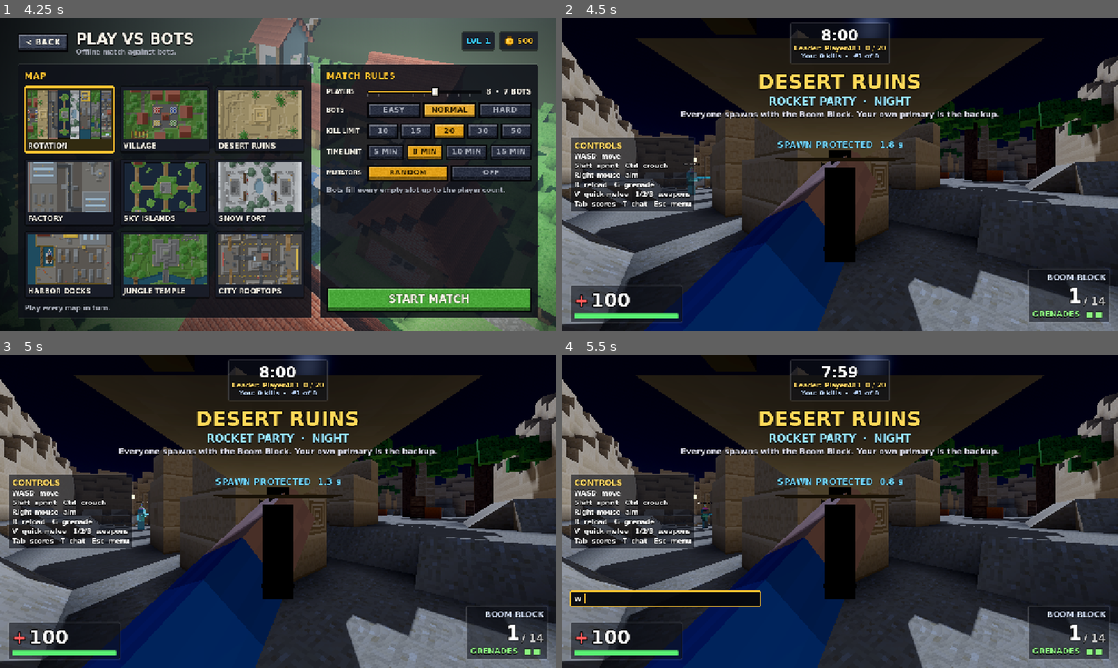
Above: before the commit, frames 1-4 (two rows, left to right).
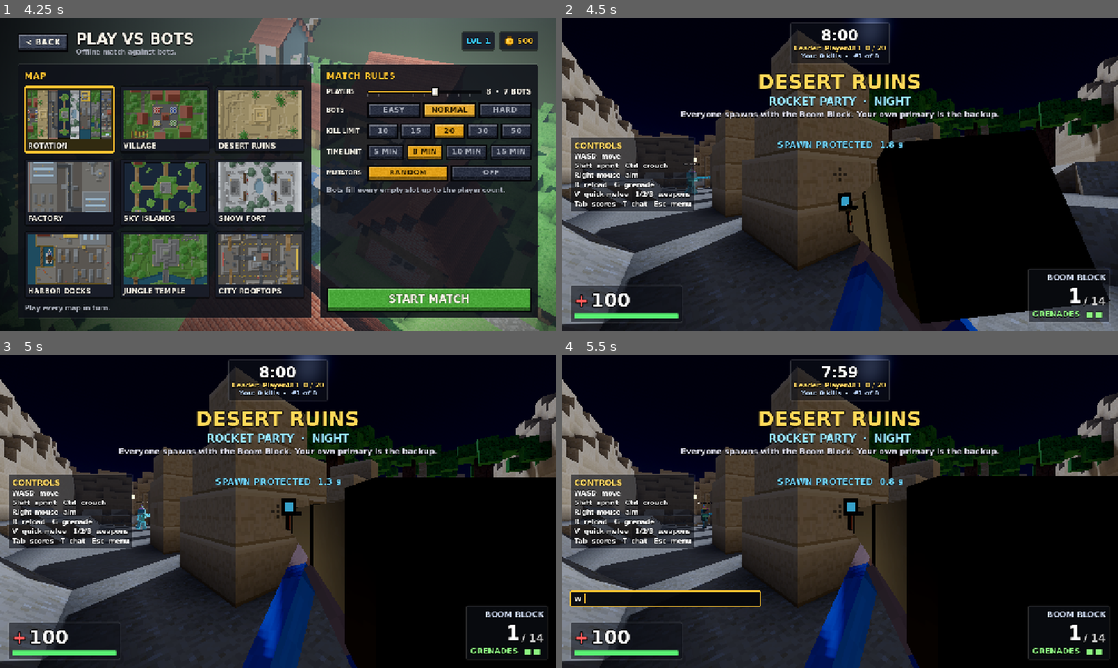
Above: after the commit, the same moments.

Repository: SubToFeralsloth11/timbum
Game: Godot game, scene res://scenes/main_menu.tscn
Same seed, same stepped clock (60 frames per second), same inputs: the game is played once before the commit and once after it.
Inputs (mouse positions are in pixels of both pictures, inside the frame that each line leads up to):
- Up to frame 1 (4.25 s): click "PLAY VS BOTS" at 0.5 s; click "EASY" at 1.25 s; click "EASY" at 2 s; click "NORMAL" at 2.75 s; click "NORMAL" at 3.5 s
- Up to frame 2 (4.5 s): click "START MATCH" at 4.25 s
- Up to frame 3 (5 s): no input
- Up to frame 4 (5.5 s): tap Enter at 5 s; move the mouse to (867, 511) at 5.02 s; hold W (move_forward) from 5.03 s (still down); hold Right mouse button (aim) from 5.03 s (still down); click (867, 511) at 5.17 s; tap Space (jump) at 5.27 s; tap Ctrl (crouch) at 5.3 s

Frame 1 is identical in both runs. In frame 2, 39% of the frame differs, in the area x 13-99%, y 6-100%; in frame 3, 43%, in the area x 13-100%, y 6-100%; in frame 4, 43%.
Error before the commit: Invalid call. Nonexistent function 'set_motion' in base 'Node3D (Avatar)'. (res://scripts/game/player.gd:1244)

Commit message:
Rework first- and third-person animations
Knife slashes now wind up and whip across with a blade trail, alternating fore/backhand; gun quick melee is a stock bash. Viewmodel gains sprint roll, strafe tilt, breathing, landing dip, throw and grapple poses. Avatars slide, peek, strafe, walk backwards, sprint with the gun low, slash, throw, and fall in varied directions.

Diff:
--- a/scripts/game/viewmodel.gd
+++ b/scripts/game/viewmodel.gd
@@ -75,9 +75,38 @@
 	"sniper": [Vector3(0, -0.012, -0.1), Vector3(0.032, 0.048, 0.066), 0.0, Color(0.36, 0.38, 0.42), Vector3.DOWN],
 	"shotgun": [Vector3(0, 0.0, -0.12), Vector3(0.02, 0.02, 0.055), 0.0, Color(0.75, 0.12, 0.1), Vector3.DOWN],
 	"rocket": [Vector3(0, 0.1, 0.32), Vector3(0.08, 0.08, 0.22), 0.0, Color(0.7, 0.15, 0.12), Vector3.BACK],
+	"machine_pistol": [Vector3(0, -0.1, 0.022), Vector3(0.026, 0.14, 0.034), -0.18, Color(0.36, 0.38, 0.42), Vector3.DOWN],
+	"burst_pistol": [Vector3(0, -0.062, 0.016), Vector3(0.026, 0.09, 0.032), -0.2, Color(0.36, 0.38, 0.42), Vector3.DOWN],
+	"suppressed": [Vector3(0, -0.058, 0.015), Vector3(0.022, 0.08, 0.028), -0.22, Color(0.36, 0.38, 0.42), Vector3.DOWN],
+	"sawed_off": [Vector3(0, 0.05, -0.02), Vector3(0.045, 0.022, 0.05), 0.0, Color(0.75, 0.12, 0.1), Vector3.BACK],
+	"dmr": [Vector3(0, -0.04, -0.11), Vector3(0.03, 0.08, 0.06), 0.0, Color(0.36, 0.38, 0.42), Vector3.DOWN],
+	"burst_rifle": [Vector3(0, -0.035, 0.09), Vector3(0.03, 0.09, 0.05), 0.15, Color(0.36, 0.38, 0.42), Vector3.DOWN],
 }
 ## Where the left hand goes to fetch a new magazine (arms space; below the screen edge).
 const HAND_OFFSCREEN := Vector3(-0.08, -0.4, 0.05)
+## Knife slash timing (s): wind-up, then the fast strike, then recovery.
+const SLASH_TIME := 0.42
+const SLASH_WINDUP := 0.22
+const SLASH_STRIKE := 0.5
+const BASH_TIME := 0.4
+const THROW_TIME := 0.5
+## Knife slash keyframes (pivot offset, pivot rotation) for a forehand from the upper right to
+## the lower left; backhands mirror them.
+const SLASH_START := [Vector3(0.07, 0.07, 0.05), Vector3(0.35, -0.55, -0.55)]
+const SLASH_END := [Vector3(-0.24, -0.11, -0.1), Vector3(-0.55, 0.95, 0.95)]
+const TRAIL_POINTS := 10
+
+const TRAIL_SHADER := """
+shader_type spatial;
+render_mode unshaded, blend_add, cull_disabled, depth_draw_never, shadows_disabled;
+void vertex() {
+	POSITION = PROJECTION_MATRIX * MODELVIEW_MATRIX * vec4(VERTEX, 1.0);
+	POSITION.z = mix(POSITION.w, POSITION.z, 0.03);
+}
+void fragment() {
+	ALBEDO = vec3(0.85, 0.92, 1.0) * COLOR.a * 0.9;
+}
+"""
 
 var _pivot: Node3D
 var _arms: ViewmodelArms
@@ -98,6 +127,26 @@
 var _reload_len := 0.0
 var _draw_t := 0.0
 var _melee_t := 0.0
+var _melee_len := SLASH_TIME
+var _melee_knife := true
+## +1 forehand, -1 backhand; knife slashes alternate.
+var _slash_side := 1.0
+var _throw_t := 0.0
+var _land_kick := 0.0
+var _air_vy := 0.0
+var _was_floor := true
+var _breath_t := 0.0
+var _strafe := 0.0
+var _kick_roll := 0.0
+var _slide_blend := 0.0
+var _grapple_blend := 0.0
+var _trail: MeshInstance3D
+var _trail_mesh: ImmediateMesh
+## Recent blade tip and base positions (viewmodel space) while a slash is cutting.
+var _trail_tips: Array[Vector3] = []
+var _trail_bases: Array[Vector3] = []
+## True while a throw or the grapple has moved the left hand off the gun.
+var _off_hand_used := false
 var _flash_t := 0.0
 var _sprint_blend := 0.0
 var _mag_prop: MeshInstance3D
@@ -135,6 +184,18 @@
 	_flash_light.shadow_enabled = false
 	add_child(_flash_light)
 
+	_trail_mesh = ImmediateMesh.new()
+	_trail = MeshInstance3D.new()
+	_trail.name = "SlashTrail"
+	_trail.mesh = _trail_mesh
+	var tmat := ShaderMaterial.new()
+	var tsh := Shader.new()
+	tsh.code = TRAIL_SHADER
+	tmat.shader = tsh
+	_trail.material_override = tmat
+	_trail.cast_shadow = GeometryInstance3D.SHADOW_CASTING_SETTING_OFF
+	add_child(_trail)
+
 
 func set_weapon(wid: String) -> void:
 	if wid == _weapon:
@@ -169,11 +230,14 @@
 
 func play_fire(kick_deg: float) -> void:
 	_kick = minf(_kick + 0.35 + kick_deg * 0.12, 1.4)
+	_kick_roll = clampf(_kick_roll + randf_range(-0.06, 0.06) * (1.0 + kick_deg * 0.2), -0.18, 0.18)
 	_flash_t = 0.05
-	_flash.visible = true
+	# A suppressor swallows the flash.
+	var suppressed: bool = Data.WEAPONS[_weapon].get("suppressed", false)
+	_flash.visible = not suppressed
 	_flash.rotation.z = randf() * TAU
 	_flash.scale = Vector3.ONE * randf_range(0.8, 1.25)
-	_flash_light.light_energy = 2.2
+	_flash_light.light_energy = 0.3 if suppressed else 2.2
 
 
 func play_reload(length: float) -> void:
@@ -246,8 +310,19 @@
 	_hand_busy = true
 
 
+## Knife: an alternating fore/backhand slash with a blade trail. Anything else: a short
+## stock bash with the gun.
 func play_melee(_quick: bool) -> void:
-	_melee_t = 0.32
+	_melee_knife = _weapon == "knife"
+	_melee_len = SLASH_TIME if _melee_knife else BASH_TIME
+	_melee_t = _melee_len
+	_slash_side = -_slash_side
+	_trail_tips.clear()
+	_trail_bases.clear()
+
+
+func play_throw() -> void:
+	_throw_t = THROW_TIME
 
 
 func play_draw() -> void:
@@ -259,26 +334,58 @@
 	_sway_smooth = _sway_smooth.lerp(_sway, minf(1.0, delta * 12.0))
 	_sway = _sway.lerp(Vector2.ZERO, minf(1.0, delta * 10.0))
 	_kick = move_toward(_kick, 0.0, delta * 6.0)
+	_kick_roll = move_toward(_kick_roll, 0.0, delta * 1.5)
 	_reload_t = maxf(0.0, _reload_t - delta)
 	_draw_t = maxf(0.0, _draw_t - delta)
 	_melee_t = maxf(0.0, _melee_t - delta)
+	_throw_t = maxf(0.0, _throw_t - delta)
+	_land_kick = move_toward(_land_kick, 0.0, delta * 4.0)
+	_breath_t += delta
 	_sprint_blend = move_toward(_sprint_blend, 1.0 if p.sprinting else 0.0, delta * 6.0)
-	if p.on_floor_visual:
+	_slide_blend = move_toward(_slide_blend, 1.0 if p.sliding else 0.0, delta * 7.0)
+	_grapple_blend = move_toward(_grapple_blend, 1.0 if p.grappling else 0.0, delta * 8.0)
+	var local_vel := Basis(Vector3.UP, p.yaw).inverse() * p.velocity
+	_strafe = lerpf(_strafe, clampf(local_vel.x / Player.SPRINT_SPEED, -1.0, 1.0), minf(1.0, delta * 8.0))
+	# Landing dips the gun in proportion to how hard the player came down.
+	if p.on_floor_visual and not _was_floor:
+		_land_kick = clampf(-_air_vy / 14.0, 0.0, 1.0)
+	if not p.on_floor_visual:
+		_air_vy = p.velocity.y
+	_was_floor = p.on_floor_visual
+	if p.on_floor_visual and not p.sliding:
 		_bob_t += delta * p.anim_speed * 1.55
-	var speed_k := clampf(p.anim_speed / Player.WALK_SPEED, 0.0, 1.5) * (1.0 if p.on_floor_visual else 0.3)
+	var speed_k := clampf(p.anim_speed / Player.WALK_SPEED, 0.0, 1.5) * (1.0 if p.on_floor_visual and not p.sliding else 0.3)
 
 	var pos := HIP_POS.lerp(_ads_pos, ads)
 	var rot := Vector3.ZERO
-	var bob_amt := (1.0 - ads * 0.9) * speed_k
+	# Walk bob traces a figure eight; sprinting swings it wider and rolls the gun with each step.
+	var bob_amt := (1.0 - ads * 0.9) * speed_k * (1.0 + 0.8 * _sprint_blend)
 	pos += Vector3(sin(_bob_t) * 0.012, -absf(cos(_bob_t)) * 0.014, 0.0) * bob_amt
+	rot.z += sin(_bob_t) * 0.025 * bob_amt * _sprint_blend
+	rot.x += absf(cos(_bob_t)) * 0.02 * bob_amt * _sprint_blend
+	# Idle breathing, mostly hidden when aiming.
+	var breath := (1.0 - ads * 0.85) * (1.0 - minf(speed_k, 1.0))
+	pos.y += sin(_breath_t * 1.7) * 0.003 * breath
+	rot.x += sin(_breath_t * 1.7 + 0.6) * 0.006 * breath
 	var sway_amt := 1.0 - ads * 0.75
 	pos += Vector3(-_sway_smooth.x, _sway_smooth.y, 0.0) * 0.00035 * sway_amt
 	rot += Vector3(-_sway_smooth.y, -_sway_smooth.x, 0.0) * 0.0009 * sway_amt
+	# Strafing leans the gun into the direction of travel.
+	rot.z -= _strafe * 0.07 * (1.0 - ads * 0.7)
+	pos.x -= _strafe * 0.008 * (1.0 - ads)
 	pos.z += _kick * 0.045
 	rot.x += _kick * (0.05 if ads > 0.5 else 0.11)
+	rot.z += _kick_roll * _kick
 	rot += SPRINT_ROT * _sprint_blend
 	pos += Vector3(-0.04, -0.03, 0.02) * _sprint_blend
-	if p.crouching:
+	# Sliding: gun tucked and canted; grappling: gun lowered while the off hand holds the line.
+	rot += Vector3(0.12, 0.25, 0.45) * _slide_blend * (1.0 - ads)
+	pos += Vector3(-0.03, -0.025, 0.02) * _slide_blend * (1.0 - ads)
+	rot += Vector3(-0.25, 0.1, -0.15) * _grapple_blend
+	pos += Vector3(0.02, -0.06, 0.04) * _grapple_blend
+	pos.y -= _land_kick * 0.045
+	rot.x -= _land_kick * 0.09
+	if p.crouching and not p.sliding:
 		rot.z += 0.06 * (1.0 - ads)
 	if _reload_t > 0.0:
 		var u := 1.0 - _reload_t / _reload_len
@@ -293,20 +400,34 @@
 	elif _hand_busy:
 		stop_reload()
 	if _draw_t > 0.0:
+		# Weapon swings up from below with a twist.
 		var d := _draw_t / 0.3
 		pos.y -= d * d * 0.28
 		rot.x -= d * 0.6
+		rot.z += d * d * 0.5
 	if _melee_t > 0.0:
-		var m := sin((1.0 - _melee_t / 0.32) * PI)
-		if _weapon == "knife":
-			rot += Vector3(-0.5, 0.9, 0.7) * m
-			pos += Vector3(-0.1, 0.03, -0.12) * m
+		var u := 1.0 - _melee_t / _melee_len
+		if _melee_knife:
+			var pose := _slash_pose(u)
+			pos += pose[0]
+			rot += pose[1]
 		else:
-			pos += Vector3(-0.06, 0.02, -0.16) * m
-			rot.y += 0.5 * m
+			# Stock bash: pull back and cant, then a hard jab forward and back.
+			var back := smoothstep(0.0, 0.25, u) * (1.0 - smoothstep(0.25, 0.4, u))
+			var jab := smoothstep(0.25, 0.4, u) * (1.0 - smoothstep(0.55, 1.0, u))
+			pos += Vector3(0.03, 0.0, 0.06) * back + Vector3(-0.08, 0.04, -0.2) * jab
+			rot += Vector3(0.15, -0.3, 0.3) * back + Vector3(-0.1, 0.55, -0.4) * jab
+	if _throw_t > 0.0:
+		# Gun drops out of the way while the off hand throws.
+		var u := 1.0 - _throw_t / THROW_TIME
+		var e := smoothstep(0.0, 0.2, u) * (1.0 - smoothstep(0.7, 1.0, u))
+		pos += Vector3(0.06, -0.14, 0.06) * e
+		rot += Vector3(-0.5, -0.2, -0.3) * e
 	_pivot.position = pos
 	_pivot.rotation = rot
 	_pivot.visible = not (_scoped and ads > 0.85)
+	_animate_off_hand()
+	_update_trail()
 
 	if _flash_t > 0.0:
 		_flash_t -= delta
@@ -318,6 +439,90 @@
 			_flash_light.light_energy = 0.0
 	if _scoped and ads > 0.85:
 		_flash.visible = false
+
+
+## Knife slash at progress `u` (0..1): [pivot offset, pivot rotation]. Eases up to the wind-up
+## pose, whips through to the follow-through pose fast, then settles back to rest.
+func _slash_pose(u: float) -> Array:
+	var mirror := Vector3(_slash_side, 1.0, 1.0)
+	var rot_mirror := Vector3(1.0, _slash_side, _slash_side)
+	var start_pos: Vector3 = SLASH_START[0] * mirror
+	var start_rot: Vector3 = SLASH_START[1] * rot_mirror
+	var end_pos: Vector3 = SLASH_END[0] * mirror
+	var end_rot: Vector3 = SLASH_END[1] * rot_mirror
+	if u < SLASH_WINDUP:
+		var t := smoothstep(0.0, SLASH_WINDUP, u)
+		return [start_pos * t, start_rot * t]
+	if u < SLASH_STRIKE:
+		var t := (u - SLASH_WINDUP) / (SLASH_STRIKE - SLASH_WINDUP)
+		t = 1.0 - pow(1.0 - t, 3.0)
+		return [start_pos.lerp(end_pos, t), start_rot.lerp(end_rot, t)]
+	var r := 1.0 - smoothstep(SLASH_STRIKE, 1.0, u)
+	return [end_pos * r, end_rot * r]
+
+
+## Off-hand moves that aren't reloads: the throw (hand cocks back, then flings forward) and
+## holding the grapple line.
+func _animate_off_hand() -> void:
+	if _hand_busy:
+		return
+	var hand := Vector3.ZERO
+	var w := 0.0
+	if _throw_t > 0.0:
+		var u := 1.0 - _throw_t / THROW_TIME
+		var cocked := Vector3(-0.2, 0.06, 0.12)
+		var flung := Vector3(-0.06, 0.02, -0.5)
+		if u < 0.35:
+			hand = cocked
+			w = smoothstep(0.0, 0.25, u)
+		elif u < 0.6:
+			hand = cocked.lerp(flung, smoothstep(0.35, 0.55, u))
+			w = 1.0
+		else:
+			hand = flung
+			w = 1.0 - smoothstep(0.6, 1.0, u)
+	elif _grapple_blend > 0.0:
+		hand = Vector3(-0.2, -0.04, -0.38)
+		w = _grapple_blend
+	if w > 0.0:
+		_arms.set_left_hand(hand, w)
+		_off_hand_used = true
+	elif _off_hand_used:
+		_arms.set_left_hand(Vector3.ZERO, 0.0)
+		_off_hand_used = false
+
+
+## Draws a fading ribbon behind the knife's edge while a slash is cutting.
+func _update_trail() -> void:
+	_trail_mesh.clear_surfaces()
+	var cutting := _melee_t > 0.0 and _melee_knife and _muzzle != null
+	if cutting:
+		var u := 1.0 - _melee_t / _melee_len
+		cutting = u > SLASH_WINDUP - 0.02 and u < SLASH_STRIKE + 0.12
+	if cutting:
+		var inv := global_transform.affine_inverse()
+		var tip := inv * _muzzle.global_position
+		var base := inv * _gun.global_transform * Vector3(0, 0.006, -0.08)
+		_trail_tips.append(tip)
+		_trail_bases.append(base)
+		if _trail_tips.size() > TRAIL_POINTS:
+			_trail_tips.pop_front()
+			_trail_bases.pop_front()
+	elif not _trail_tips.is_empty():
+		# Let the ribbon shrink away over a few frames after the cut.
+		_trail_tips.pop_front()
+		_trail_bases.pop_front()
+	var n := _trail_tips.size()
+	if n < 2:
+		return
+	_trail_mesh.surface_begin(Mesh.PRIMITIVE_TRIANGLE_STRIP)
+	for i in n:
+		var a := float(i + 1) / float(n)
+		_trail_mesh.surface_set_color(Color(1, 1, 1, a * a))
+		_trail_mesh.surface_add_vertex(_trail_tips[i])
+		_trail_mesh.surface_set_color(Color(1, 1, 1, a * a * 0.2))
+		_trail_mesh.surface_add_vertex(_trail_bases[i])
+	_trail_mesh.surface_end()
 
 
 ## Replaces each StandardMaterial3D in a subtree with the depth-squashing viewmodel shader.
--- a/scripts/models/avatar.gd
+++ b/scripts/models/avatar.gd
@@ -18,6 +18,10 @@
 const FLASH_TIME := 0.12
 const DEATH_TIME := 0.4
 const HEAD_PITCH_LIMIT := 1.2
+const SLASH_TIME := 0.4
+const THROW_TIME := 0.5
+## Hips height while sliding (the body lies back on one bent leg).
+const SLIDE_HIP := 0.3
 
 var outfit_id := ""
 var hat_id := ""
@@ -63,6 +67,20 @@
 var _twist_target := -0.1
 var _twist := -0.1
 var _support: Variant = null
+## Locomotion extras fed by set_motion(): slide and grapple blends, smoothed lean, and the
+## direction of travel in body space (x right, y forward; zero when standing).
+var _slide := 0.0
+var _sliding := false
+var _lean := 0.0
+var _lean_target := 0.0
+var _move_dir := Vector2.ZERO
+var _grapple := 0.0
+var _grappling := false
+var _sprint := 0.0
+## One-shot actions: seconds left of a knife slash / grenade throw.
+var _slash_left := 0.0
+var _slash_side := 1.0
+var _throw_left := 0.0
 
 
 ## Builds the rig. Called by Models.build_avatar().
@@ -127,20 +145,56 @@
 		_apply_pose()
 
 
+## Movement state beyond speed: sliding, lean (-1..1, left negative), velocity in body space
+## (x right, y forward, m/s) and whether a grapple line is out. Call before animate().
+func set_motion(sliding: bool, lean: float, local_velocity: Vector2, grappling: bool) -> void:
+	_sliding = sliding
+	_lean_target = lean
+	_grappling = grappling
+	var spd := local_velocity.length()
+	_move_dir = local_velocity / spd if spd > 0.3 else Vector2.ZERO
+
+
 ## Advances locomotion: `speed` = horizontal speed in m/s.
 func animate(delta: float, speed: float, on_floor: bool, crouching: bool) -> void:
 	if _dead:
 		return
 	var k := 1.0 - exp(-14.0 * delta)
 	_crouch = move_toward(_crouch, 1.0 if crouching else 0.0, delta * 7.0)
-	_swing = lerpf(_swing, clampf(speed / 4.5, 0.0, 1.2) if on_floor else 0.0, k)
-	_air = lerpf(_air, 0.0 if on_floor else 1.0, k)
+	_slide = move_toward(_slide, 1.0 if _sliding else 0.0, delta * 9.0)
+	_grapple = move_toward(_grapple, 1.0 if _grappling else 0.0, delta * 8.0)
+	_lean = lerpf(_lean, _lean_target, k)
+	_sprint = lerpf(_sprint, clampf((speed - 6.0) / 1.5, 0.0, 1.0) if on_floor and not _sliding else 0.0, k)
+	_swing = lerpf(_swing, clampf(speed / 4.5, 0.0, 1.2) if on_floor and not _sliding else 0.0, k)
+	_air = lerpf(_air, 0.0 if on_floor or _sliding else 1.0, k)
 	_twist = lerpf(_twist, _twist_target, k)
-	if on_floor and speed > 0.05:
-		_phase = fposmod(_phase + delta * speed * TAU / STRIDE, TAU)
+	if on_floor and speed > 0.05 and not _sliding:
+		# Walking backwards plays the stride in reverse.
+		var dir := -1.0 if _move_dir.y < -0.3 else 1.0
+		_phase = fposmod(_phase + dir * delta * speed * TAU / STRIDE, TAU)
 	elif _swing < 0.05:
 		_phase = lerpf(_phase, 0.0 if _phase < PI * 0.5 or _phase > PI * 1.5 else PI, k)
+	if _slash_left > 0.0:
+		_slash_left = maxf(0.0, _slash_left - delta)
+	if _throw_left > 0.0:
+		_throw_left = maxf(0.0, _throw_left - delta)
 	_apply_pose()
+
+
+## Third-person knife slash (or quick melee): the right arm sweeps across the body,
+## alternating sides.
+func play_slash() -> void:
+	if _dead:
+		return
+	_slash_left = SLASH_TIME
+	_slash_side = -_slash_side
+
+
+## Third-person grenade throw: the off hand winds up behind the head and flings forward.
+func play_throw() -> void:
+	if _dead:
+		return
+	_throw_left = THROW_TIME
 
 
 ## Equips the third-person gun in the right hand ("" = empty hands).
@@ -178,22 +232,36 @@
 	set_process(true)
 
 
-## Topples backwards over DEATH_TIME seconds. Further calls while dead are ignored.
+## Crumples and topples over DEATH_TIME seconds, backwards, forwards or to a side (random), with
+## the knees buckling first. Further calls while dead are ignored.
 func play_death() -> void:
 	if _dead:
 		return
 	_dead = true
 	_recoil = 0.0
+	_slash_left = 0.0
+	_throw_left = 0.0
 	if _death_tween:
 		_death_tween.kill()
+	var falls := [[^"rotation:x", PI * 0.5], [^"rotation:x", -PI * 0.5], [^"rotation:z", PI * 0.5], [^"rotation:z", -PI * 0.5]]
+	var fall: Array = falls[randi() % falls.size()] if is_inside_tree() else falls[0]
+	# Arms go limp and out to the sides.
+	_arm_r.basis = Basis(Vector3.BACK, 0.9) * Basis(Vector3.RIGHT, 0.4)
+	_arm_l.basis = Basis(Vector3.BACK, -0.9) * Basis(Vector3.RIGHT, 0.4)
 	if not is_inside_tree():
-		_visual.rotation.x = PI * 0.5
+		_visual.set_indexed(fall[0], fall[1])
 		_visual.position.y = 0.12
 		return
-	_death_tween = create_tween().set_parallel()
-	_death_tween.tween_property(_visual, ^"rotation:x", PI * 0.5, DEATH_TIME) \
+	_death_tween = create_tween()
+	# Knees give way, then the body falls.
+	_death_tween.tween_property(_knee_r, ^"rotation:x", -1.2, DEATH_TIME * 0.35)
+	_death_tween.parallel().tween_property(_knee_l, ^"rotation:x", -1.0, DEATH_TIME * 0.35)
+	_death_tween.parallel().tween_property(_hips, ^"position:y", HIP_HEIGHT * 0.7, DEATH_TIME * 0.35)
+	_death_tween.tween_property(_visual, fall[0], fall[1], DEATH_TIME) \
 		.set_trans(Tween.TRANS_QUAD).set_ease(Tween.EASE_IN)
-	_death_tween.tween_property(_visual, ^"position:y", 0.12, DEATH_TIME)
+	_death_tween.parallel().tween_property(_visual, ^"position:y", 0.12, DEATH_TIME)
+	_death_tween.tween_property(_visual, ^"position:y", 0.2, 0.08).set_ease(Tween.EASE_OUT)
+	_death_tween.tween_property(_visual, ^"position:y", 0.12, 0.1).set_ease(Tween.EASE_IN)
 
 
 ## Restores the standing pose (after death or teleport).
@@ -210,6 +278,15 @@
 	_recoil = 0.0
 	_reload_left = 0.0
 	_reload_len = 0.0
+	_slide = 0.0
+	_sliding = false
+	_lean = 0.0
+	_lean_target = 0.0
+	_grapple = 0.0
+	_grappling = false
+	_sprint = 0.0
+	_slash_left = 0.0
+	_throw_left = 0.0
 	_twist = _twist_target
 	_set_flash(false)
 	_apply_pose()
@@ -328,35 +405,56 @@
 func _apply_pose() -> void:
 	var swing := sin(_phase) * _swing
 	var stride := swing * 0.7 * (1.0 - 0.45 * _crouch)
-	var hip_y := HIP_HEIGHT - CROUCH_DROP * _crouch
-	var bend := acos(clampf(hip_y / (2.0 * LEG_SEGMENT), -1.0, 1.0))
-	_hips.position.y = hip_y - absf(sin(_phase)) * 0.03 * _swing
+	# Strafing swings the legs sideways instead of forward.
+	var fwd_share := 1.0 if _move_dir == Vector2.ZERO else absf(_move_dir.y)
+	var side_share := _move_dir.x
+	var hip_y := lerpf(HIP_HEIGHT - CROUCH_DROP * _crouch, SLIDE_HIP, _slide)
+	var bend := acos(clampf((HIP_HEIGHT - CROUCH_DROP * _crouch) / (2.0 * LEG_SEGMENT), -1.0, 1.0))
+	_hips.position = Vector3(_lean * 0.1, hip_y - absf(sin(_phase)) * 0.03 * _swing, 0.0)
 	var c := cos(_phase) * _swing
-	_leg_r.rotation.x = bend + stride + 0.6 * _air
-	_leg_l.rotation.x = bend - stride - 0.25 * _air
-	_knee_r.rotation.x = -2.0 * bend - maxf(0.0, c) * 0.8 - 1.0 * _air
-	_knee_l.rotation.x = -2.0 * bend - maxf(0.0, -c) * 0.8 - 0.3 * _air
-
-	var lean := -0.32 * _crouch - 0.06 * minf(_swing, 1.0)
-	var torso_basis := Basis.from_euler(Vector3(lean, _twist, 0.0))
+	var leg_r := bend + stride * fwd_share + 0.6 * _air
+	var leg_l := bend - stride * fwd_share - 0.25 * _air
+	var knee_r := -2.0 * bend - maxf(0.0, c) * 0.8 - 1.0 * _air
+	var knee_l := -2.0 * bend - maxf(0.0, -c) * 0.8 - 0.3 * _air
+	# Slide: leading leg out straight, the other folded under.
+	_leg_r.rotation = Vector3(lerpf(leg_r, 1.45, _slide), 0.0, stride * side_share * 0.6)
+	_leg_l.rotation = Vector3(lerpf(leg_l, 0.55, _slide), 0.0, -stride * side_share * 0.6)
+	_knee_r.rotation.x = lerpf(knee_r, -0.1, _slide)
+	_knee_l.rotation.x = lerpf(knee_l, -2.1, _slide)
+
+	# Lean forward when crouching/sprinting, back when sliding; peeking rolls the upper body.
+	var lean := -0.32 * _crouch - 0.06 * minf(_swing, 1.0) - 0.16 * _sprint
+	lean = lerpf(lean, 0.5, _slide)
+	var torso_basis := Basis.from_euler(Vector3(lean, _twist, -_lean * 0.55))
 	_torso.basis = torso_basis
 	var inv := torso_basis.inverse()
 	_head.basis = inv * Basis(Vector3.RIGHT, clampf(_pitch, -HEAD_PITCH_LIMIT, HEAD_PITCH_LIMIT))
 
-	var aim := Basis(Vector3.RIGHT, _pitch)
+	# Sprinting carries the gun low across the chest (muzzle down).
+	var aim_pitch := lerpf(_pitch, -0.55, _sprint * 0.8)
+	var aim := Basis(Vector3.RIGHT, aim_pitch)
 	var center := torso_basis * Vector3(0.0, SHOULDER_Y, 0.0)
 	var bob := Vector3(0.0, -absf(sin(_phase)) * 0.02 * _swing + 0.015 * _recoil, 0.07 * _recoil)
 	var r := _reload_envelope()
 	var reload_tilt := Basis(Vector3.RIGHT, -0.55 * r) * Basis(Vector3.BACK, 0.6 * r)
 	var mount := Transform3D(inv * aim * Basis(Vector3.RIGHT, 0.2 * _recoil) * reload_tilt,
 		inv * (center + aim * (_grip + bob + Vector3(-0.05, -0.08, 0.1) * r)))
+	var slash := _slash_amount()
+	if slash.x != 0.0 or slash.y != 0.0:
+		# Swing the whole hold around the right shoulder: across the body and downward.
+		var pivot := inv * center
+		var turn := Basis(Vector3.UP, slash.x) * Basis(Vector3.RIGHT, slash.y)
+		mount = Transform3D(turn, pivot - turn * pivot) * mount
 	_gun_mount.transform = mount
 	if _gun == null:
 		_arm_r.basis = inv * Basis(Vector3.RIGHT, swing * 0.8 + 0.1 * _air)
 	else:
 		_arm_r.basis = _point_down_to(mount.origin - _arm_r.position)
 	var fetching := _reload_fetch()
-	if _support != null and fetching <= 0.0:
+	var off_hand: Variant = _off_hand_pose(inv)
+	if off_hand != null:
+		_arm_l.basis = off_hand
+	elif _support != null and fetching <= 0.0:
 		_arm_l.basis = _point_down_to(mount * (_support as Vector3) - _arm_l.position)
 	elif _support != null:
 		# Off hand swings down to the belt for a fresh magazine, then back to the gun.
@@ -366,6 +464,39 @@
 		_arm_l.basis = inv * Basis(Vector3.RIGHT, -swing * 0.8 - 0.4 * _air) * Basis(Vector3.BACK, -0.08)
 
 
+## Slash swing as (yaw, pitch) offsets around the shoulder: wind up out to the side, cut
+## fast across the body, recover.
+func _slash_amount() -> Vector2:
+	if _slash_left <= 0.0:
+		return Vector2.ZERO
+	var u := 1.0 - _slash_left / SLASH_TIME
+	var start := Vector2(-0.9 * _slash_side, 0.35)
+	var finish := Vector2(0.8 * _slash_side, -0.45)
+	if u < 0.25:
+		return start * smoothstep(0.0, 0.25, u)
+	if u < 0.5:
+		var t := 1.0 - pow(1.0 - (u - 0.25) / 0.25, 3.0)
+		return start.lerp(finish, t)
+	return finish * (1.0 - smoothstep(0.5, 1.0, u))
+
+
+## Left arm override for a throw or a held grapple line (torso space), or null.
+func _off_hand_pose(inv: Basis) -> Variant:
+	if _throw_left > 0.0:
+		var u := 1.0 - _throw_left / THROW_TIME
+		var back := inv * Basis(Vector3.RIGHT, PI * 0.95) * Basis(Vector3.BACK, 0.3)
+		var forward := inv * Basis(Vector3.RIGHT, PI * 0.45)
+		if u < 0.35:
+			return Basis.IDENTITY.slerp(back, smoothstep(0.0, 0.3, u)) if _support == null else back
+		if u < 0.6:
+			return back.slerp(forward, smoothstep(0.35, 0.55, u))
+		return forward
+	if _grapple > 0.01:
+		# Arm up and forward along the line.
+		return inv * Basis(Vector3.RIGHT, lerpf(0.4, 2.3, _grapple)) * Basis(Vector3.BACK, -0.15)
+	return null
+
+
 ## 0..1 weight of the reload pose: eases in over the first 15%, out over the last 15%.
 func _reload_envelope() -> float:
 	if _reload_left <= 0.0 or _reload_len <= 0.0:
